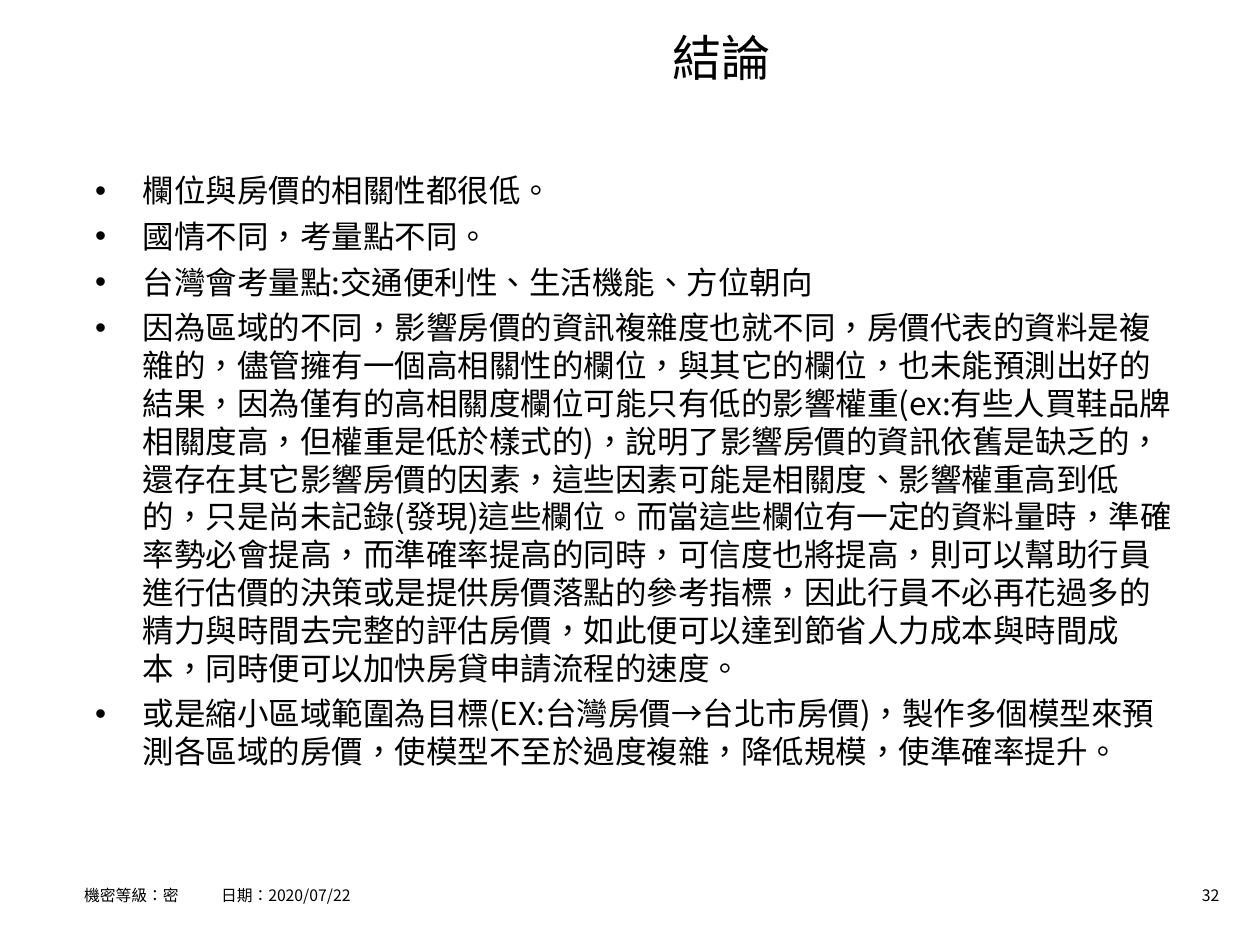
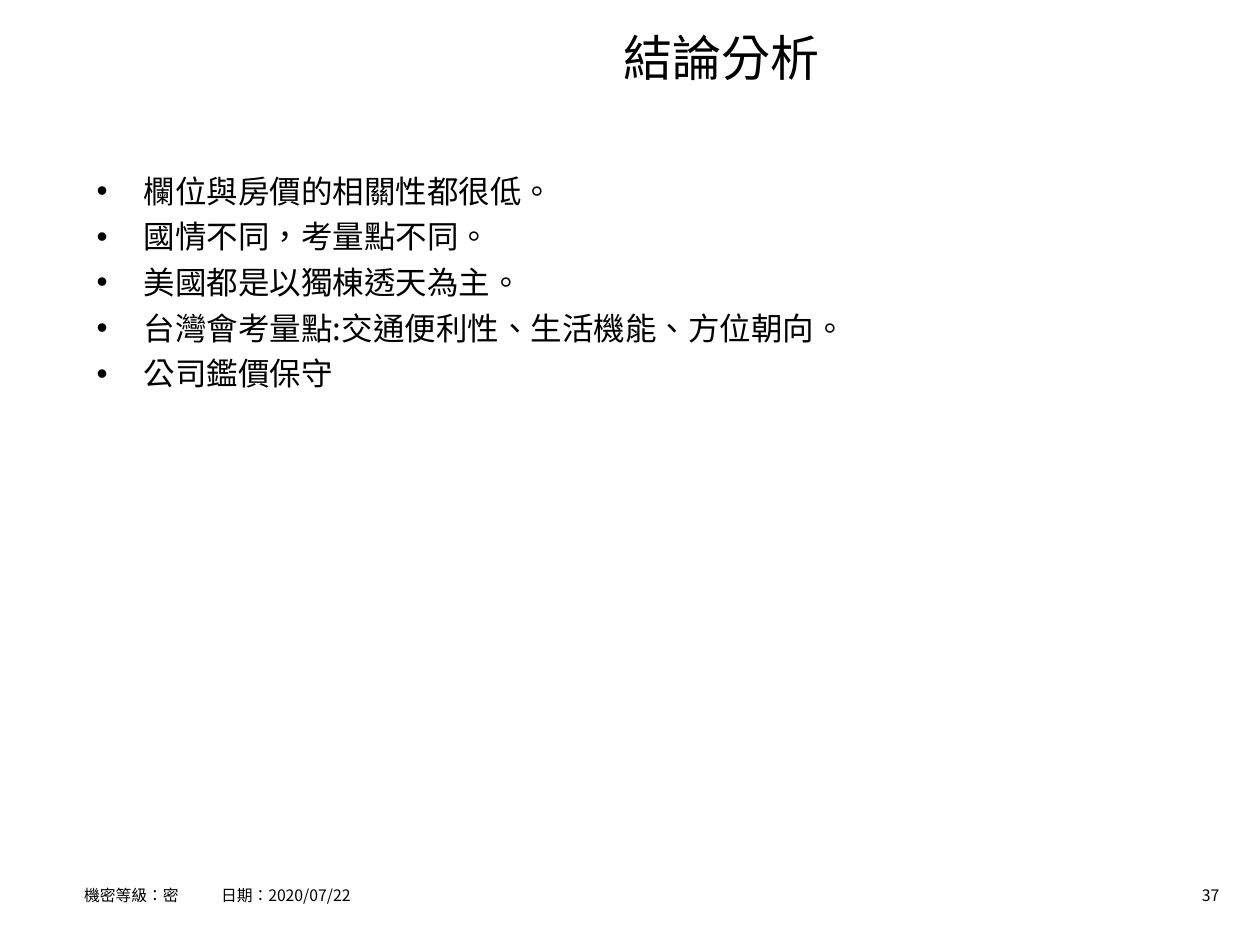
Before and after one commit to hrne/FINAL_REPORT, a slide deck: slide 37 of AI_Report/AI應用-不動產價格預測.ppt (slide 32 before the commit). Drawn at 1260x945 pixels with LibreOffice and Linux fonts; fonts in the diff are those of the drawing; background and template pictures are left out. Boxes give left, top, right and bottom in pixels: in the first picture for what was removed or moved away, otherwise in the second. Text is boxed around its words. In the diff, an @@ line names an element or a change of style, - is before the commit and + after.

```diff
--- a/AI_Report/AI應用-不動產價格預測.ppt
+++ b/AI_Report/AI應用-不動產價格預測.ppt
@@ title at (623,34,819,80): text changed @@
-結論
+結論分析
@@ text at (144,267,846,388): text changed @@
-• 台灣會考量點:交通便利性、生活機能、方位朝向
-• 因為區域的不同，影響房價的資訊複雜度也就不同，房價代表的資料是複雜的，儘管擁有一個高相關性的欄位，與其它的欄位，也未能預測出好的結果，因為僅有的高相關度欄位可能只有低的影響權重(ex:有些人買鞋品牌相關度高，但權重是低於樣式的)，說明了影響房價的資訊依舊是缺乏的，還存在其它影響房價的因素，這些因素可能是相關度、影響權重高到低的，只是尚未記錄(發現)這些欄位。而當這些欄位有一定的資料量時，準確率勢必會提高，而準確率提高的同時，可信度也將提高，則可以幫助行員進行估價的決策或是提供房價落點的參考指標，因此行員不必再花過多的精力與時間去完整的評估房價，如此便可以達到節省人力成本與時間成本，同時便可以加快房貸申請流程的速度。
-• 或是縮小區域範圍為目標(EX:台灣房價→台北市房價)，製作多個模型來預測各區域的房價，使模型不至於過度複雜，降低規模，使準確率提升。
+• 美國都是以獨棟透天為主。
+• 台灣會考量點:交通便利性、生活機能、方位朝向。
+• 公司鑑價保守
@@ page number at (1202,889,1219,901): text changed @@
-32
+37
```
Also in this commit, not shown: 15 other slides changed, 16 slides added, 9 slides removed, 14 other files.
